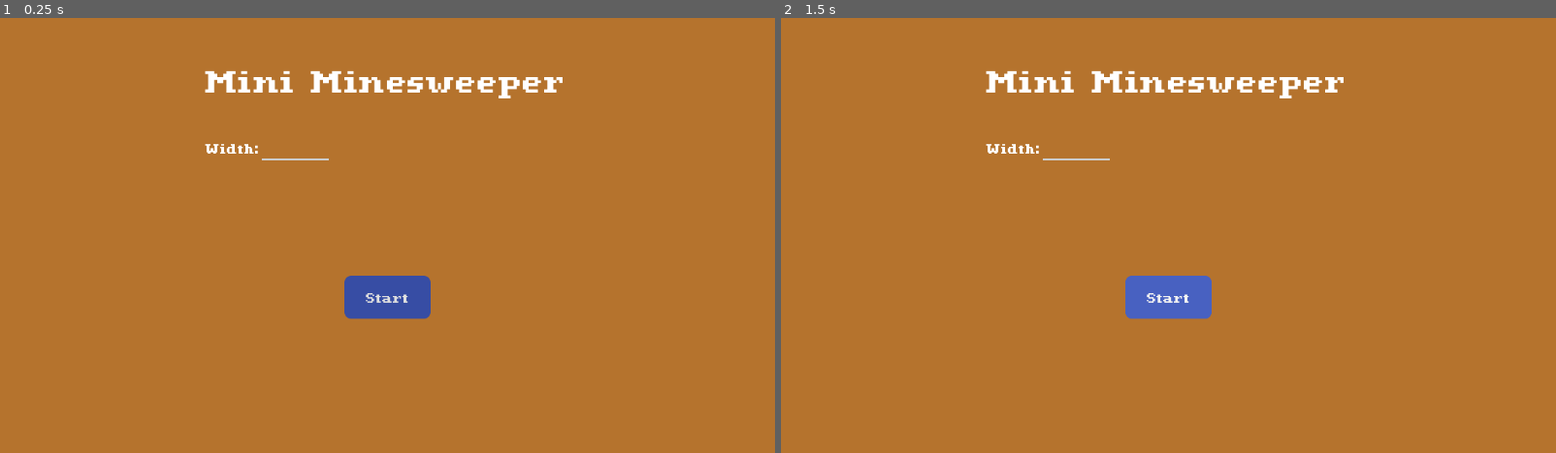
Above: before the commit, frames 1-2 (left to right).
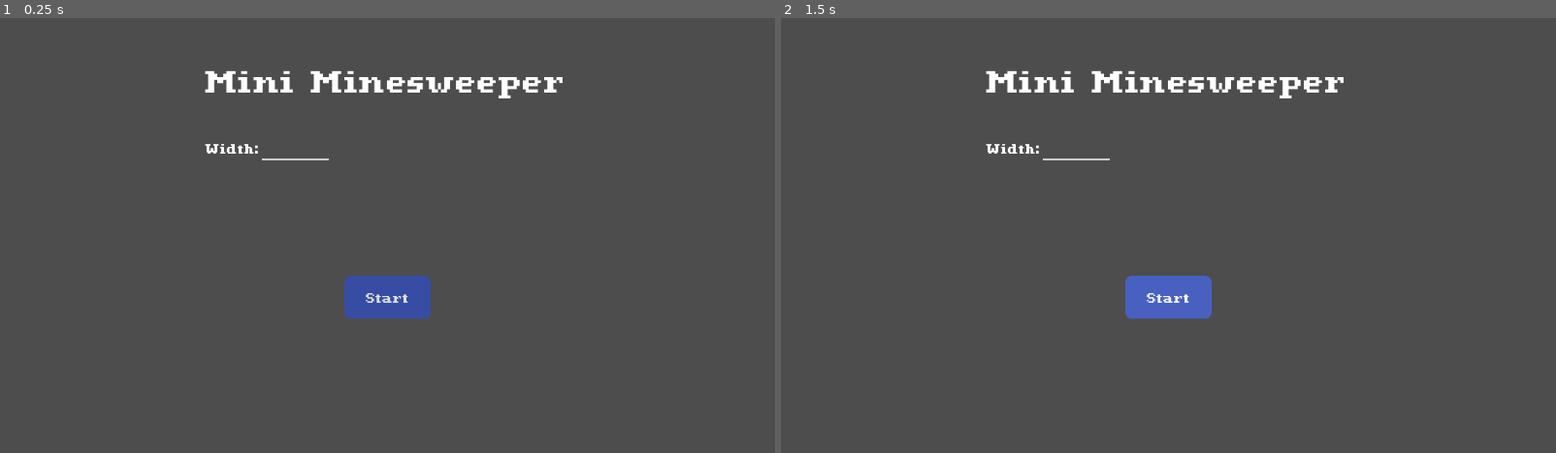
Above: after the commit, the same moments.

Repository: PgBiel/godot-mini-minesweeper
Game: Godot game, scene res://scenes/start_menu_hud.tscn
Same seed, same stepped clock (60 frames per second), same inputs: the game is played once before the commit and once after it. The project has no main scene, so this scene is started directly.
Inputs:
- Up to frame 1 (0.25 s): no input
- Up to frame 2 (1.5 s): click "Start" at 0.5 s; click "Start" at 1.25 s

The runs differ from the first frame. In frame 1, 98% of the frame differs, in the area x 0-100%, y 0-100%; in frame 2, 98%.

Commit message:
scenes: create main scene, move bg to it

Diff:
--- /dev/null
+++ b/godot/scenes/main.tscn
@@ -0,0 +1,12 @@
+[gd_scene load_steps=2 format=3 uid="uid://yg70wasq4js6"]
+
+[ext_resource type="PackedScene" uid="uid://bjob57vcphlia" path="res://scenes/start_menu_hud.tscn" id="1_420cq"]
+
+[node name="Main" type="Node"]
+
+[node name="Background" type="ColorRect" parent="."]
+offset_right = 1152.0
+offset_bottom = 648.0
+color = Color(0.709804, 0.45098, 0.176471, 1)
+
+[node name="StartMenuHUD" parent="." instance=ExtResource("1_420cq")]
--- a/godot/scenes/start_menu_hud.tscn
+++ b/godot/scenes/start_menu_hud.tscn
@@ -27,11 +27,6 @@
 border_width_bottom = 3
 
 [node name="StartMenuHUD" type="CanvasLayer"]
-
-[node name="Background" type="ColorRect" parent="."]
-offset_right = 1152.0
-offset_bottom = 648.0
-color = Color(0.709804, 0.45098, 0.176471, 1)
 
 [node name="StartButton" type="Button" parent="."]
 anchors_preset = 7
@@ -67,7 +62,7 @@
 theme_override_font_sizes/font_size = 72
 text = "Mini Minesweeper"
 
-[node name="VBoxContainer" type="VBoxContainer" parent="."]
+[node name="ConfigContainer" type="VBoxContainer" parent="."]
 anchors_preset = 8
 anchor_left = 0.5
 anchor_top = 0.5
@@ -80,16 +75,16 @@
 grow_horizontal = 2
 grow_vertical = 2
 
-[node name="HBoxContainer" type="HBoxContainer" parent="VBoxContainer"]
+[node name="WidthInputContainer" type="HBoxContainer" parent="ConfigContainer"]
 layout_mode = 2
 
-[node name="Label" type="Label" parent="VBoxContainer/HBoxContainer"]
+[node name="WidthLabel" type="Label" parent="ConfigContainer/WidthInputContainer"]
 layout_mode = 2
 theme_override_fonts/font = ExtResource("1_4hlht")
 theme_override_font_sizes/font_size = 32
 text = "Width:"
 
-[node name="LineEdit" type="LineEdit" parent="VBoxContainer/HBoxContainer"]
+[node name="WidthInput" type="LineEdit" parent="ConfigContainer/WidthInputContainer"]
 custom_minimum_size = Vector2(100, 0)
 layout_mode = 2
 theme_override_fonts/font = ExtResource("1_4hlht")
